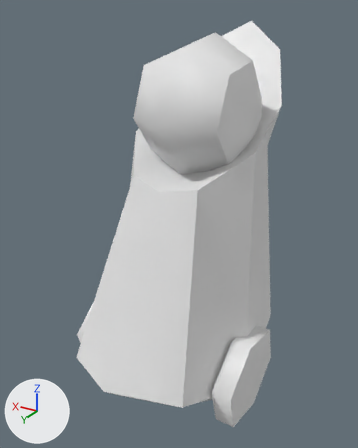
The OBJ model models/buzz/buzzlightyLeftCalf.obj: old version first, new version second.
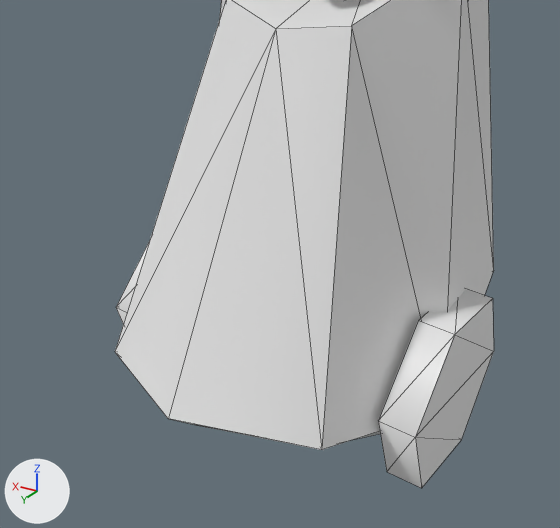
Each version is shown whole from a 50 mm lens placed at (-0.071, 0.256, 0.267), pointed at (0.071, 0.019, 0.148), then close up on the part from 5% to 85% of the width and 40% to 100% of the height. Lighting does not change. The marker at lower left points along +X, +Y and +Z. The close-ups show mesh edges as thin lines. Materials are left out; every surface is plain grey. Where no turn or scale is listed for an object, it has been applied to the vertices. Vertices at the same position are counted once.

Before the edit, the objects in view are built like this:
```python
me_buzzlightyleftcalf_buzzlighty_002 = bpy.data.meshes.new('buzzlightyLeftCalf_buzzlighty.002')
me_buzzlightyleftcalf_buzzlighty_002.from_pydata(...)  # 80 vertices, 142 faces; spans x 0.014..0.127, y -0.061..0.098, z 0.034..0.261
me_buzzlightyleftcalf_buzzlighty_002.materials.append(mat_material_001)
ob_buzzlightyleftcalf_buzzlighty_002 = bpy.data.objects.new('buzzlightyLeftCalf_buzzlighty.002', me_buzzlightyleftcalf_buzzlighty_002)
ob_buzzlightyleftcalf_buzzlighty_002.location = (0.0, 0.0, 0.0)
```
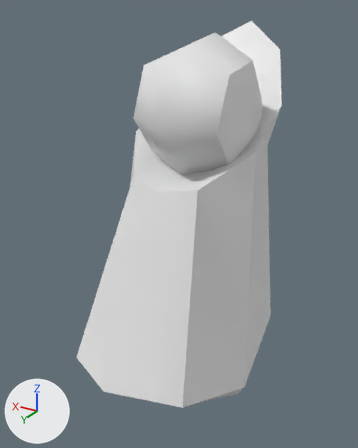
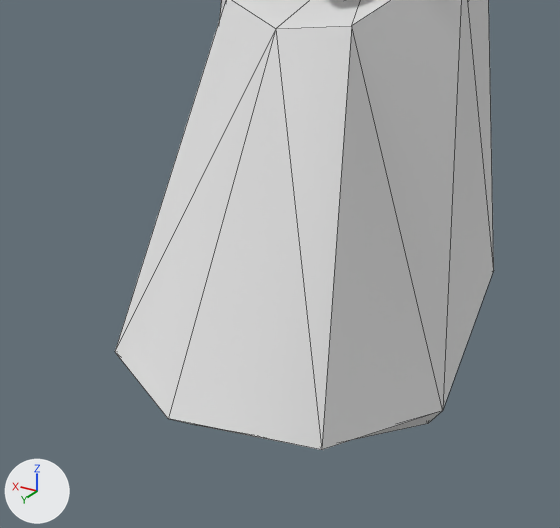
The change, as a diff of the scene's bpy script:
```diff
--- a/models/buzz/buzzlightyLeftCalf.obj.py
+++ b/models/buzz/buzzlightyLeftCalf.obj.py
@@ me_buzzlightyleftcalf_buzzlighty_002 @@
 me_buzzlightyleftcalf_buzzlighty_002.from_pydata(...)  # 80 vertices, 142 faces; spans x 0.014..0.127, y -0.061..0.098, z 0.034..0.261
 # used by ob_buzzlightyleftcalf_buzzlighty_002; location = (0.0, 0.0, 0.0)
+# me_buzzlightyleftcalf_buzzlighty_002 part 1: the loose piece of 12 vertices spanning x 0.113..0.127, y -0.007..0.057, z 0.036..0.092 is deleted
+# me_buzzlightyleftcalf_buzzlighty_002 part 2: the loose piece of 12 vertices spanning x 0.014..0.028, y -0.007..0.057, z 0.034..0.089 is deleted
```

Changed parts and their boxes (x1, y1, x2, y2) in the close-ups (560 x 528 px):
'buzzlightyLeftCalf_buzzlighty.002', reshaped
    before: (115, 0, 494, 488)
    after: (115, 0, 494, 450)
part 1 of me_buzzlightyleftcalf_buzzlighty_002, deleted
    before: (116, 243, 149, 324)
part 2 of me_buzzlightyleftcalf_buzzlighty_002, deleted
    before: (378, 289, 494, 488)
